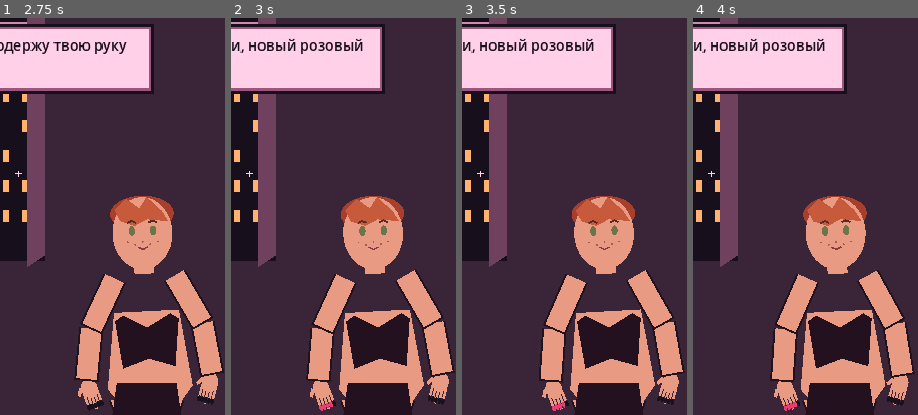
Above: before the commit, frames 1-4 (left to right).
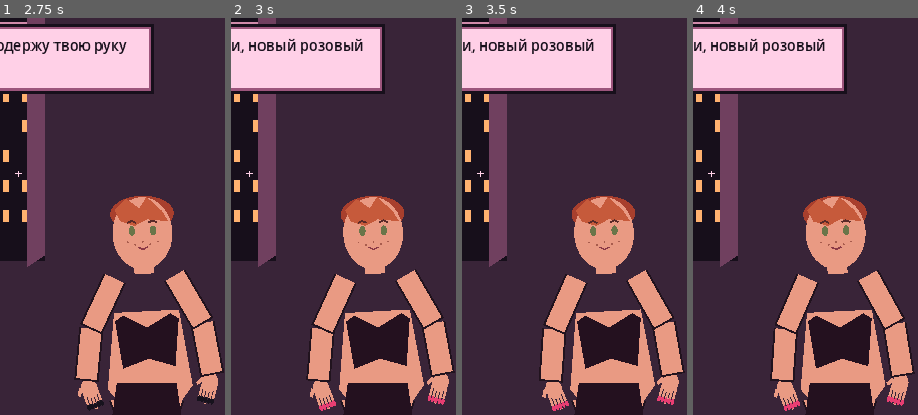
Above: after the commit, the same moments.

Repository: babymurderr0711/jia-android
Game: Godot game, scene res://Main.tscn
Two runs of this game, one before a commit and one after it. Both use one fixed random seed, a clock stepped at 60 frames per second and the inputs below.
Inputs (mouse positions are % of the whole screen's width and height, from its top left):
- Up to frame 1 (2.75 s): move the mouse to (72, 45) at 0.52 s; click (72, 45) at 0.67 s; drag from (30, 55) to (45, 70) at 1.27 s; tap Enter at 2 s; move the mouse to (60, 28) at 2.02 s; click (60, 28) at 2.17 s
- Up to frame 2 (3 s): drag from (45, 70) to (20, 35) at 2.77 s
- Up to frame 3 (3.5 s): no input
- Up to frame 4 (4 s): move the mouse to (80, 65) at 3.52 s; click (80, 65) at 3.67 s
The pictures show only the part of the screen within x 16-66%, y 10-60%; the shares and areas given below are measured in that part.

Frame 1 is identical in both runs. In frame 2, 0.1% of the frame differs, in the area x 44-96%, y 94-98%; in frame 3, 0.1%; in frame 4, 0.1%, in the area x 45-94%, y 95-98%.

Commit message:
Animate facial expression shapes for sleepy, shy and surprised reactions

Diff:
--- a/godot/jia_skeleton_rig.gd
+++ b/godot/jia_skeleton_rig.gd
@@ -20,6 +20,9 @@
 var outfit_surface: Polygon2D
 var outfit_top_surface: Polygon2D
 var nail_surfaces: Array[Polygon2D] = []
+var eye_surfaces: Array[Polygon2D] = []
+var cheek_surfaces: Array[Polygon2D] = []
+var mouth_line: Line2D
 const NAIL_COLORS := [Color("#17121d"), Color("#e83e72"), Color("#f4c2d9"), Color("#9d1d45")]
 
 func _ready() -> void:
@@ -47,7 +50,8 @@
 		outfit_top_surface.color = outfit_color
 		outfit_top_surface.polygon = _top_shape()
 	for i in range(nail_surfaces.size()):
-		nail_surfaces[i].color = NAIL_COLORS[manicure if i < 4 else pedicure]
+		nail_surfaces[i].color = NAIL_COLORS[manicure if i < 10 else pedicure]
+	_update_face()
 
 func _build_skeleton() -> void:
 	skeleton = Skeleton2D.new()
@@ -166,11 +170,46 @@
 		eye.polygon = _ellipse(Vector2(x,-4),Vector2(5,8))
 		eye.color = Color("#6a7549")
 		head.add_child(eye)
-	var mouth := Line2D.new()
-	mouth.points = PackedVector2Array([Vector2(-8,22),Vector2(0,26),Vector2(8,22)])
-	mouth.width = 2.5
-	mouth.default_color = Color("#8b3946")
-	head.add_child(mouth)
+		eye_surfaces.append(eye)
+		var brow := Line2D.new()
+		brow.points = PackedVector2Array([Vector2(x-7,-17),Vector2(x,-20),Vector2(x+7,-17)])
+		brow.width = 3.0
+		brow.default_color = Color("#5a2a28")
+		head.add_child(brow)
+	for x in [-1.0, 1.0]:
+		var cheek := Polygon2D.new()
+		cheek.polygon = _ellipse(Vector2(x * 30.0,15.0),Vector2(8,4))
+		cheek.color = Color("#e77c83",0.0)
+		head.add_child(cheek)
+		cheek_surfaces.append(cheek)
+	mouth_line = Line2D.new()
+	mouth_line.points = PackedVector2Array([Vector2(-8,22),Vector2(0,26),Vector2(8,22)])
+	mouth_line.width = 2.5
+	mouth_line.default_color = Color("#8b3946")
+	head.add_child(mouth_line)
+	_update_face()
+
+func _update_face() -> void:
+	for i in range(eye_surfaces.size()):
+		var x := -17.0 if i == 0 else 17.0
+		var radius := Vector2(5,2) if expression == "sleepy" else Vector2(5,8)
+		eye_surfaces[i].polygon = _ellipse(Vector2(x,-4),radius)
+	for cheek in cheek_surfaces:
+		cheek.color = Color("#e77c83",0.48 if expression == "shy" else 0.0)
+	if is_instance_valid(mouth_line):
+		match expression:
+			"surprised":
+				mouth_line.points = PackedVector2Array([Vector2(-4,22),Vector2(0,26),Vector2(4,22)])
+				mouth_line.width = 4.0
+			"sleepy":
+				mouth_line.points = PackedVector2Array([Vector2(-6,25),Vector2(0,25),Vector2(6,25)])
+				mouth_line.width = 2.0
+			"shy":
+				mouth_line.points = PackedVector2Array([Vector2(-8,23),Vector2(0,28),Vector2(8,23)])
+				mouth_line.width = 3.0
+			_:
+				mouth_line.points = PackedVector2Array([Vector2(-8,22),Vector2(0,26),Vector2(8,22)])
+				mouth_line.width = 2.5
 
 func _add_hand_shape(parent: Bone2D) -> void:
 	_add_surface(parent, _ellipse(Vector2(0,14),Vector2(13,16)), SKIN)
@@ -205,6 +244,7 @@
 	return points
 
 func _animate_bones() -> void:
+	_update_face()
 	var breath := sin(clock * 1.55)
 	var idle_sway := sin(clock * 0.72)
 	var pose_targets := [
